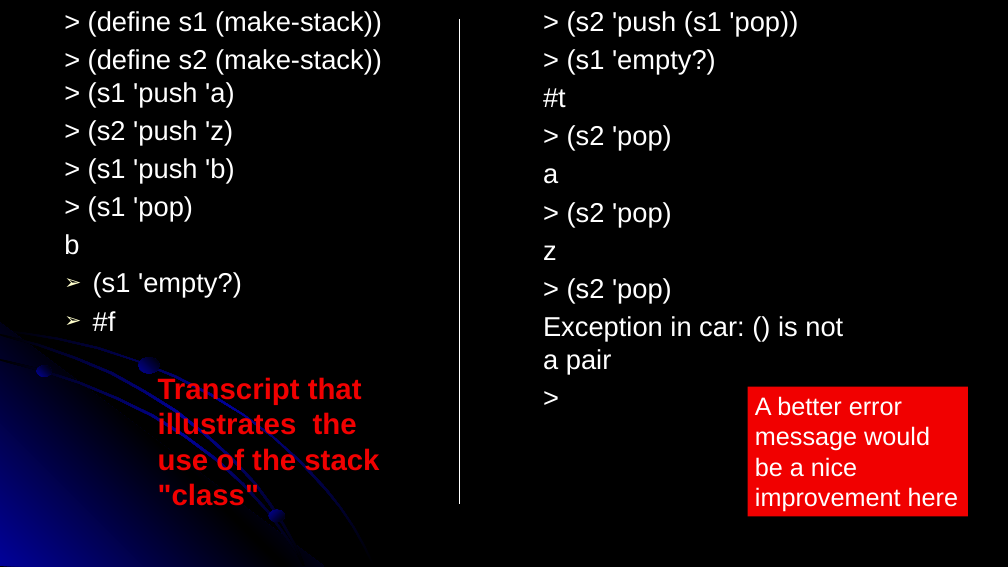
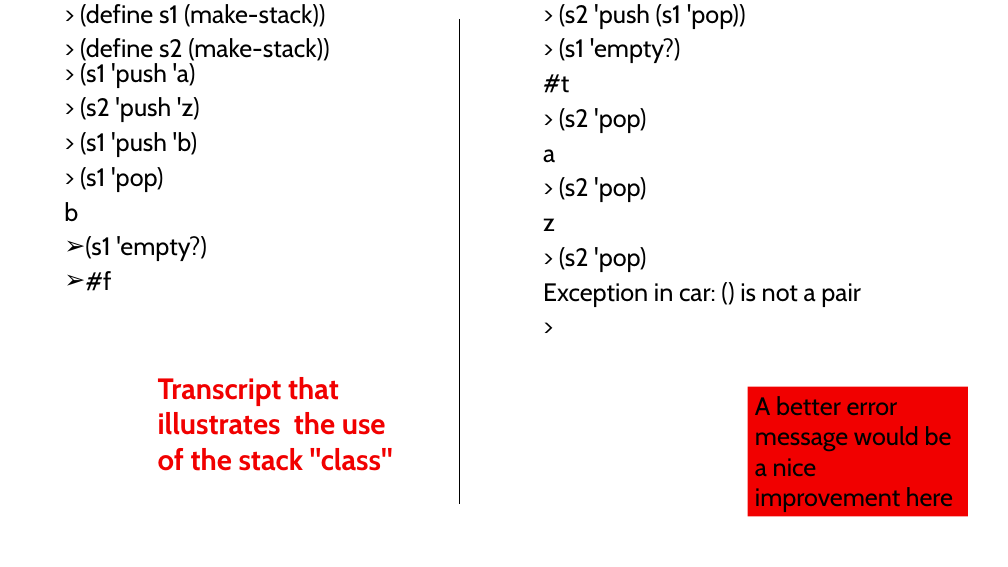
Before and after one commit to RHIT-CSSE/csse304, a slide deck: slide 8 of ClassMaterials/OOP/09-OOP-202120.pptx. Drawn at 1008x567 pixels with LibreOffice and Linux fonts; fonts in the diff are those of the drawing. Boxes give left, top, right and bottom in pixels: in the first picture for what was removed or moved away, otherwise in the second. Text is boxed around its words. In the diff, an @@ line names an element or a change of style, - is before the commit and + after.

```diff
--- a/ClassMaterials/OOP/09-OOP-202120.pptx
+++ b/ClassMaterials/OOP/09-OOP-202120.pptx
@@ background #000000 to #FFFFFF @@
@@ text "> (define s1 (make-stack))" at box(64, 4, 329, 291): size 26 to 24.1 pt, font Arial to Cabin, text colour #FFFFFF to #000000; line spacing 1 to 0.8; more space between paragraphs; indent changed @@
@@ line (460, 19) - (460, 504): stroke #FFFFFF 0.75 pt to #000000 0.75 pt @@
@@ text "> (s2 'push (s1 'pop))" at box(543, 4, 861, 307): size 26 to 24.1 pt, font Arial to Cabin, text colour #FFFFFF to #000000; line spacing 1 to 0.8; more space between paragraphs @@
@@ group removed at box(0, 323, 375, 567): 4 freeform shapes, 3 ellipses @@
@@ text "Transcript that illustrates the use ..." at box(158, 377, 393, 471): font Arial to Cabin @@
@@ rectangle "A better error message would ..." at box(748, 387, 969, 517): font Arial to Cabin, text colour #FFFFFF to #000000 @@
```
Also in this commit, not shown: 12 other slides changed, 2 slides removed, 3 other files.
